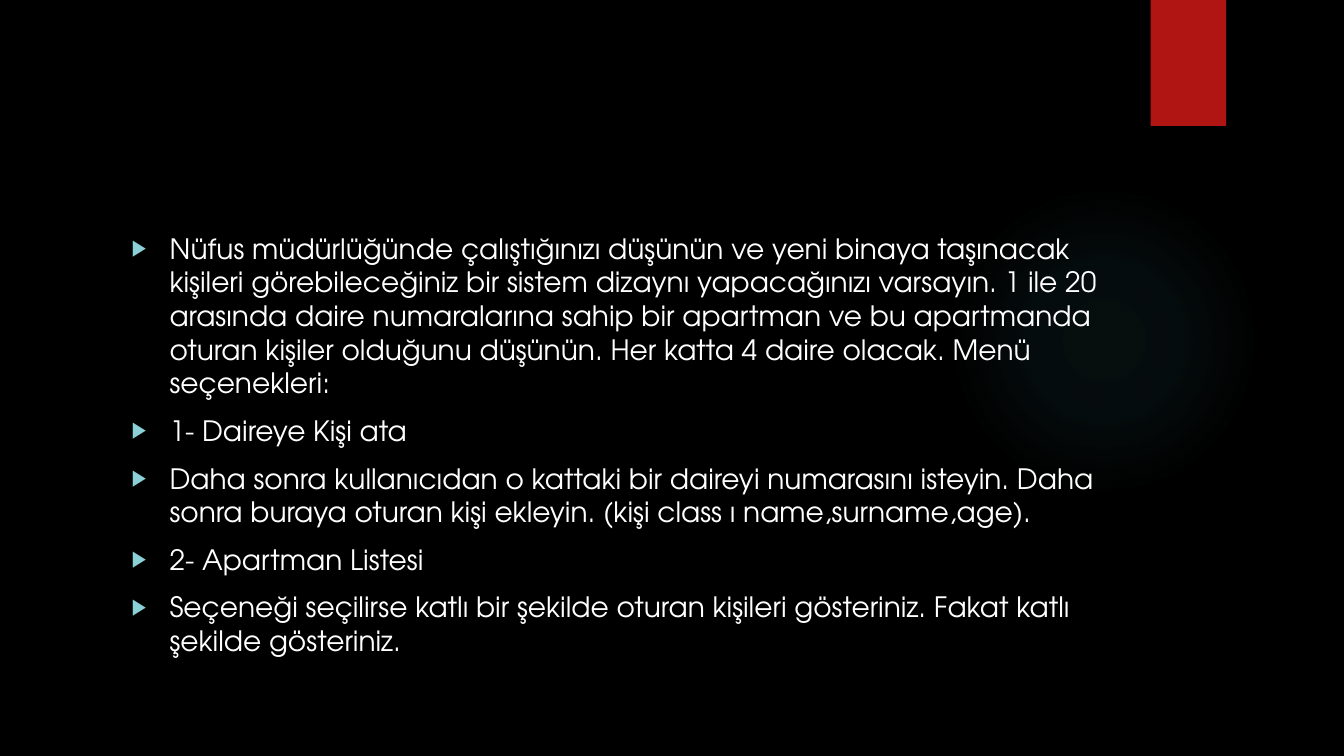
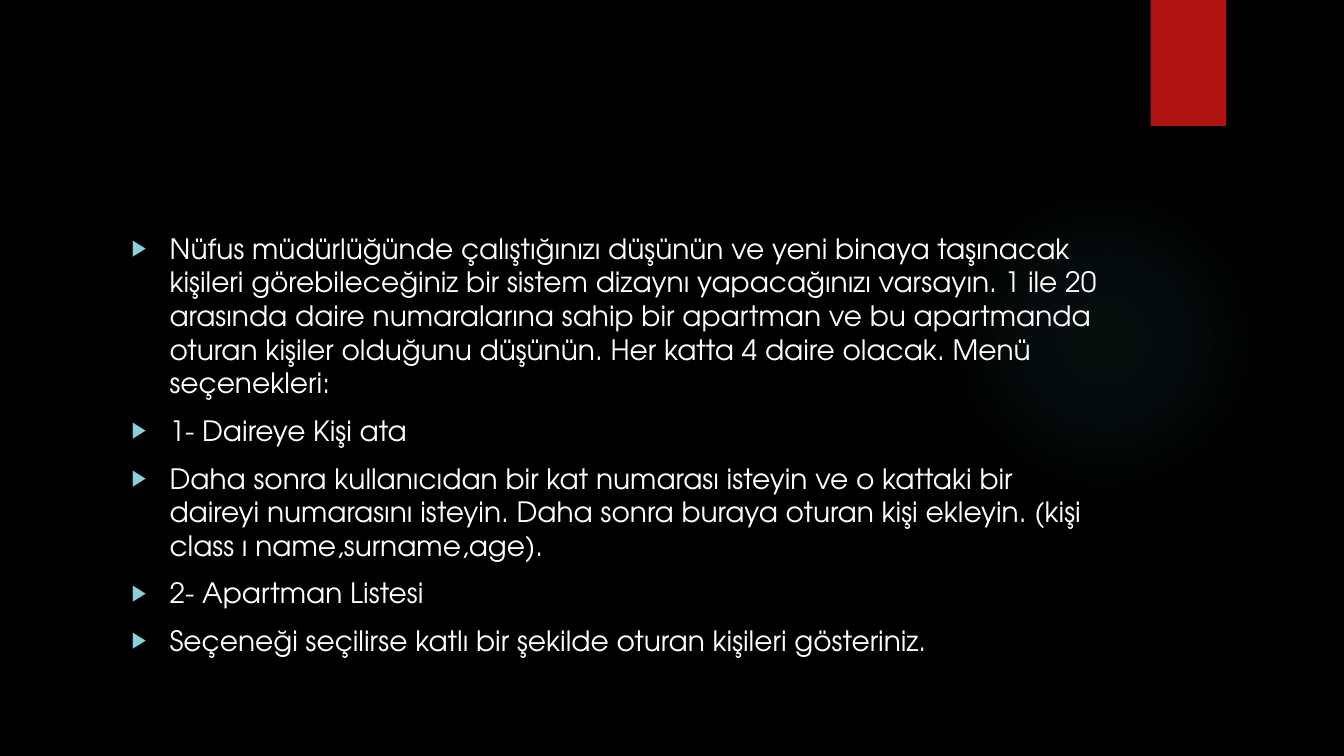
Before and after one commit to burakduman-bilgeadam/sunum, a slide deck: slide 33 of collection/Collections.pptx. Drawn at 1344x756 pixels with LibreOffice and Linux fonts; fonts in the diff are those of the drawing; background and template pictures are left out. Boxes give left, top, right and bottom in pixels: in the first picture for what was removed or moved away, otherwise in the second. Text is boxed around its words. In the diff, an @@ line names an element or a change of style, - is before the commit and + after.

```diff
--- a/collection/Collections.pptx
+++ b/collection/Collections.pptx
@@ text at <box>170,468,1080,562</box>: text changed @@
-▶ Daha sonra kullanıcıdan o kattaki bir daireyi numarasını isteyin. Daha sonra buraya oturan kişi ekleyin. (kişi class ı name,surname,age).
+▶ Daha sonra kullanıcıdan bir kat numarası isteyin ve o kattaki bir daireyi numarasını isteyin. Daha sonra buraya oturan kişi ekleyin. (kişi class ı name,surname,age).
@@ text at <box>170,630,926,658</box>: text changed @@
-▶ Seçeneği seçilirse katlı bir şekilde oturan kişileri gösteriniz. Fakat katlı şekilde gösteriniz.
+▶ Seçeneği seçilirse katlı bir şekilde oturan kişileri gösteriniz.
```
Also in this commit, not shown: 1 other slide changed, 14 slides added, 1 other file.
